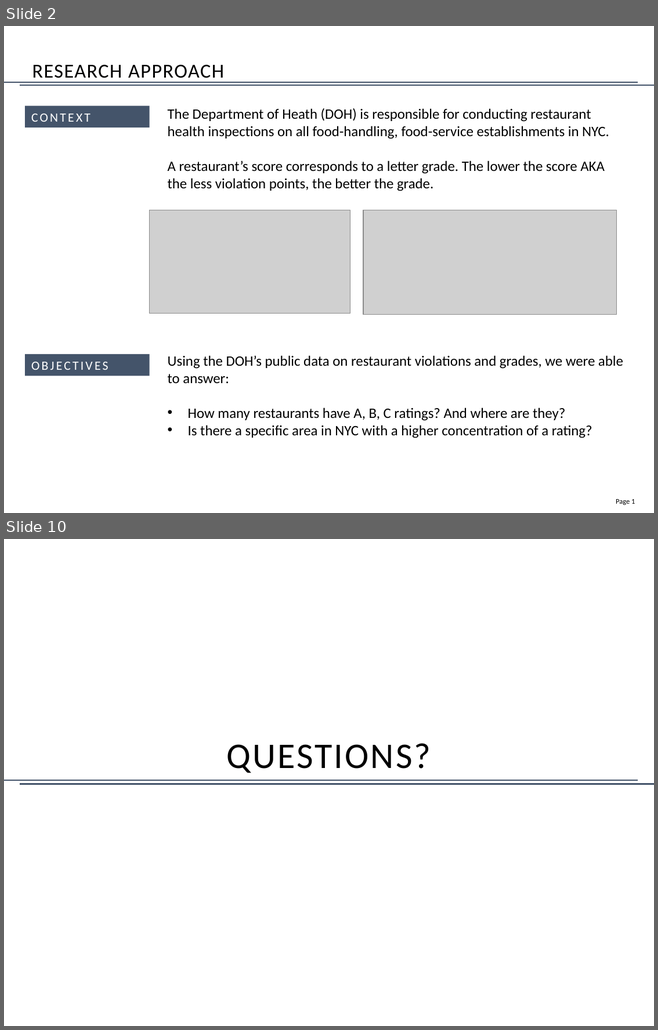
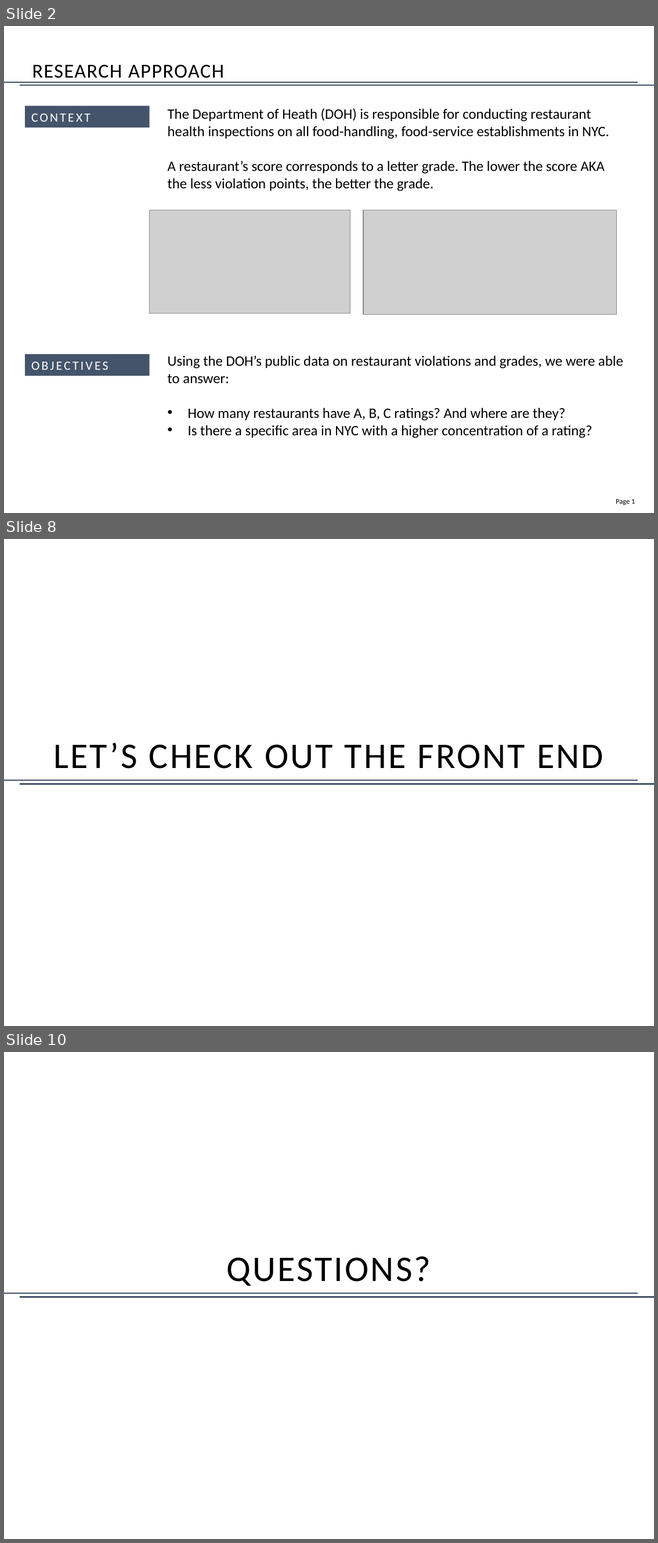
Before and after one commit to jennysueee/DOH_Project, a slide deck: DOH Presentation DRAFT.pptx. Shown one above the other, each under a label of ours: slides 2 and 10 before the commit, slides 2, 8 and 10 after it; the slides between them are not shown. The pictures are 658x1030 and 658x1543 pixels, drawn with LibreOffice and Linux fonts; fonts in the diff are those of the drawing; grey boxes stand for pictures. Boxes give left, top, right and bottom in pixels: in the first picture for what was removed or moved away, otherwise in the second. Text is boxed around its words. In the diff, an @@ line names an element or a change of style, - is before the commit and + after.

```diff
--- a/DOH Presentation DRAFT.pptx
+++ b/DOH Presentation DRAFT.pptx
@@ slide 8 added at [4,539,654,1026], background #FFFFFF @@
@@ subtitle added at [53,743,603,769], 40 pt, text #000000 @@
+LET’S CHECK OUT THE FRONT END
@@ line added from (4, 781) to (637, 781), #44546A 1.5 pt @@
@@ line added from (20, 784) to (654, 784), #44546A 1.5 pt @@
```
Also in this commit, not shown: 2 slides changed, 4 other slides added, 5 slides removed.
